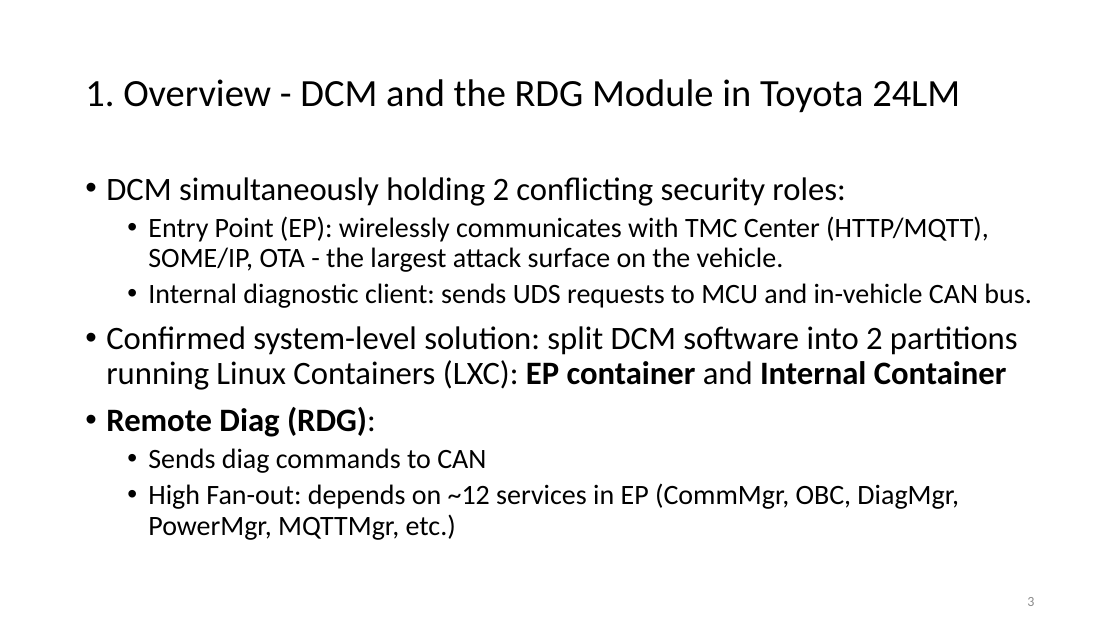
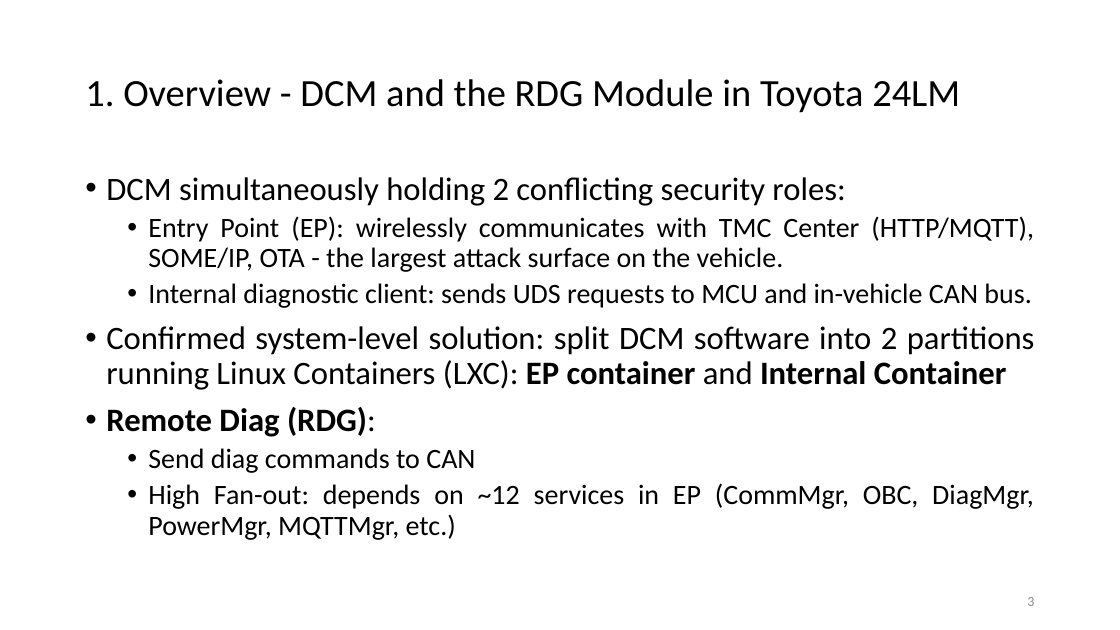
Before and after one commit to btqt/fe, a slide deck: slide 3 of FE_phi.vu_Design of Secure Remote Diag on Container Separation Architecture.pptx. Drawn at 1120x630 pixels with LibreOffice and Linux fonts; fonts in the diff are those of the drawing. Boxes give left, top, right and bottom in pixels: in the first picture for what was removed or moved away, otherwise in the second. Text is boxed around its words. In the diff, an @@ line names an element or a change of style, - is before the commit and + after.

```diff
--- a/FE_phi.vu_Design of Secure Remote Diag on Container Separation Architecture.pptx
+++ b/FE_phi.vu_Design of Secure Remote Diag on Container Separation Architecture.pptx
@@ text at (106, 177, 1035, 540): alignment left to justified @@
@@ text at (148, 448, 475, 473): text changed @@
-  • Sends diag commands to CAN
+  • Send diag commands to CAN
```
Also in this commit, not shown: 4 other slides changed, 3 slides added, 4 other files.
